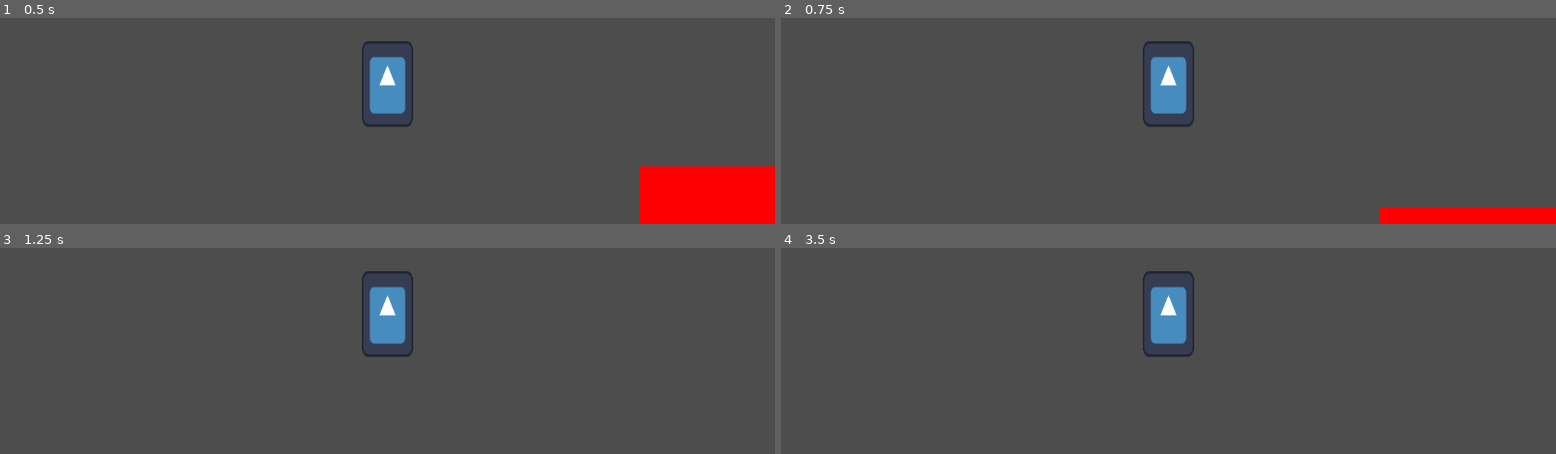
Above: before the commit, frames 1-4 (two rows, left to right).
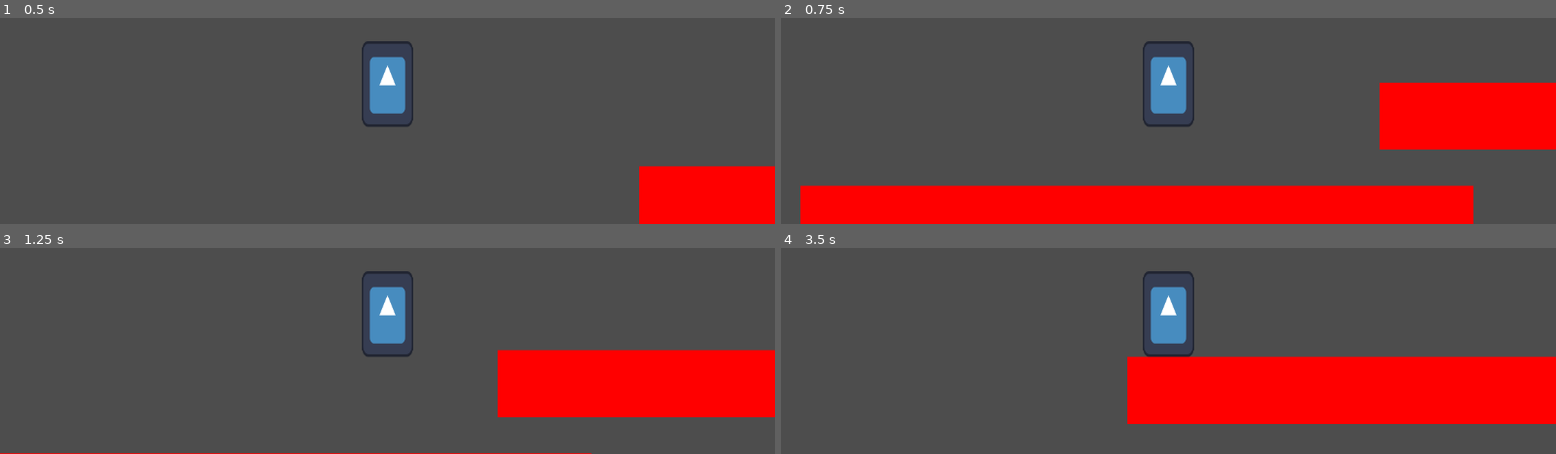
Above: after the commit, the same moments.

Repository: moaatt2/My-First-Game
Game: Godot game, scene res://scenes/world.tscn
Two runs of this game, one before a commit and one after it. Both use one fixed random seed, a clock stepped at 60 frames per second and the inputs below. The engine's default icon, where the game draws it, is replaced by a stand-in: a white triangle on a blue panel in a dark square.
Inputs:
- Up to frame 1 (0.5 s): no input
- Up to frame 2 (0.75 s): hold D (move_right) from 0.53 s (still down); tap Space (jump) at 0.6 s
- Up to frame 3 (1.25 s): keep holding D (move_right); tap Space (jump) at 0.77, 1.07 s
- Up to frame 4 (3.5 s): tap Space (jump) at 1.35, 1.52, 1.82, 2.1, 2.85, 3.02, 3.32 s; release D (move_right) at 2.03 s; hold A (move_left) 2.03-2.78 s; tap Enter at 2.75 s; hold D (move_right) from 2.78 s (still down)

Frame 1 is identical in both runs. In frame 2, 24% of the frame differs, in the area x 2-100%, y 31-100%; in frame 3, 12%; in frame 4, 18%.

Commit message:
Only allow jumping while on the ground

Diff:
--- a/scripts/player.gd
+++ b/scripts/player.gd
@@ -11,7 +11,7 @@
 		velocity.y = min(velocity.y + gravity, 500)
 
 	# Jump logic
-	if Input.is_action_just_pressed("jump"):
+	if Input.is_action_just_pressed("jump") && is_on_floor():
 		velocity.y = -jump_force
 
 	# Movement logic
